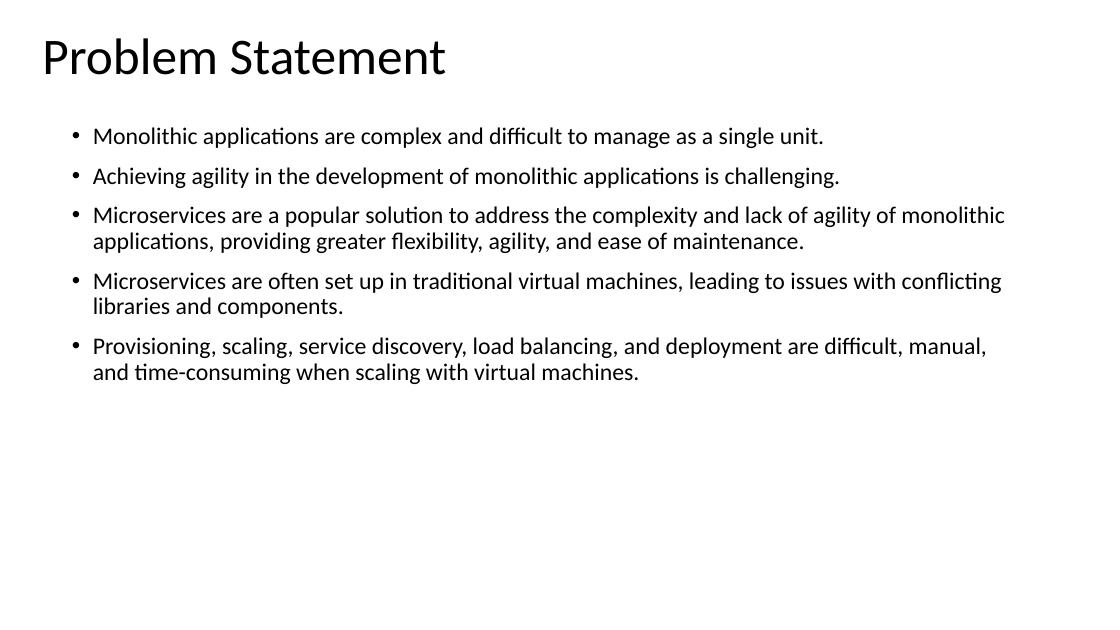
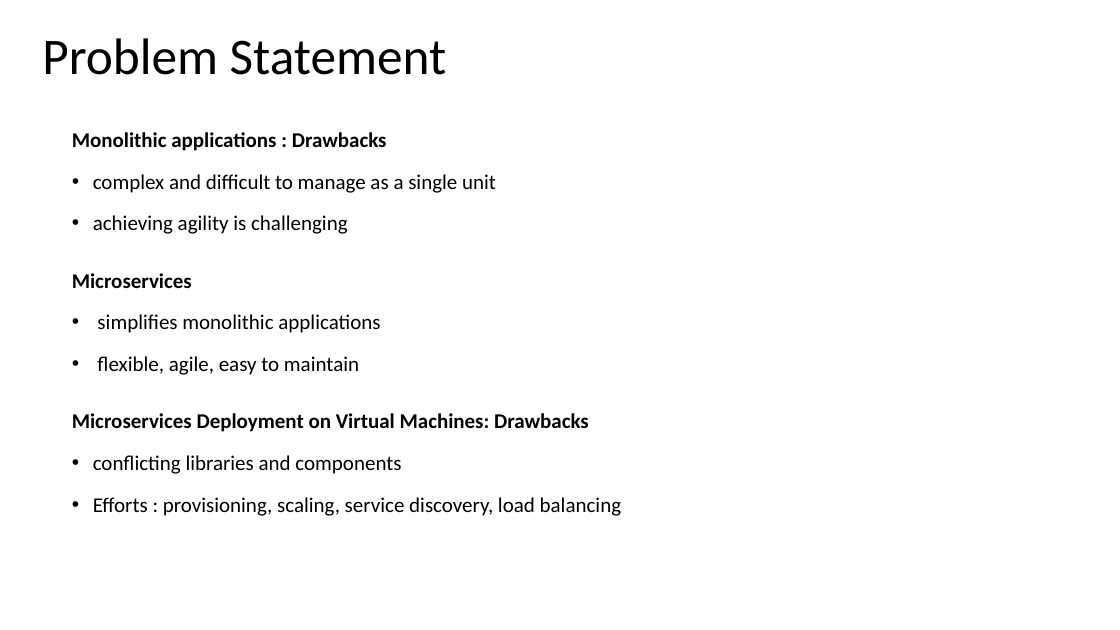
Before and after one commit to vyepuri/capstone-project-team5, a slide deck: slide 2 of Presentations/Presentation.pptx. Drawn at 1120x630 pixels with LibreOffice and Linux fonts; fonts in the diff are those of the drawing. Boxes give left, top, right and bottom in pixels: in the first picture for what was removed or moved away, otherwise in the second. Text is boxed around its words. In the diff, an @@ line names an element or a change of style, - is before the commit and + after.

```diff
--- a/Presentations/Presentation.pptx
+++ b/Presentations/Presentation.pptx
@@ text at box(72, 132, 622, 516): text changed; size 20.4 to 18 pt @@
-• Monolithic applications are complex and difficult to manage as a single unit.
-• Achieving agility in the development of monolithic applications is challenging.
-• Microservices are a popular solution to address the complexity and lack of agility of monolithic applications, providing greater flexibility, agility, and ease of maintenance.
-• Microservices are often set up in traditional virtual machines, leading to issues with conflicting libraries and components.
-• Provisioning, scaling, service discovery, load balancing, and deployment are difficult, manual, and time-consuming when scaling with virtual machines.
+Monolithic applications : Drawbacks
+• complex and difficult to manage as a single unit
+• achieving agility is challenging
+Microservices
+• simplifies monolithic applications
+• flexible, agile, easy to maintain
+Microservices Deployment on Virtual Machines: Drawbacks
+• conflicting libraries and components
+• Efforts : provisioning, scaling, service discovery, load balancing
```
Also in this commit, not shown: 3 other slides changed, 6 slides added.
